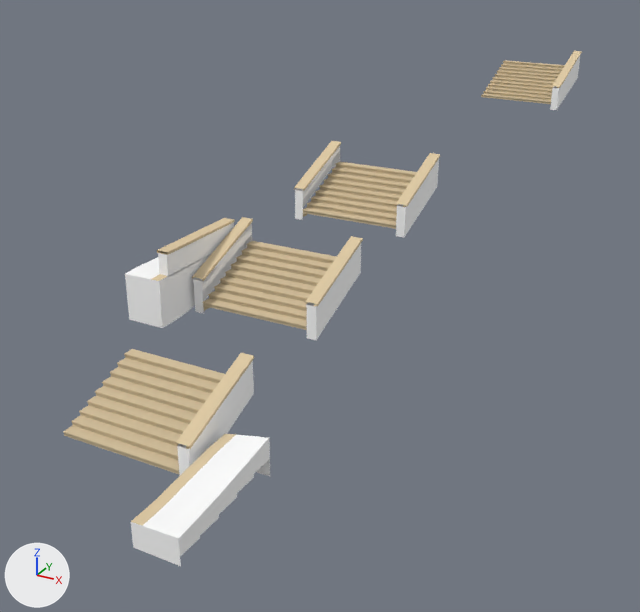
The glTF model games/yorimichi/assets/belmonte/meshes/SM_BM_BC_Works_2_1.glb: old version first, new version second.
Camera for both pictures: a 50 mm lens placed at (46.8, -157.4, -4.6), pointed at (28.2, -123.6, -21.5). Every picture has the same lights, and +X, +Y and +Z are marked at lower left. The picture after the commit comes second. Vertices at exactly the same position are counted once.

Names of what the first picture shows: 'SM_BM_BC_Works_2_1'.
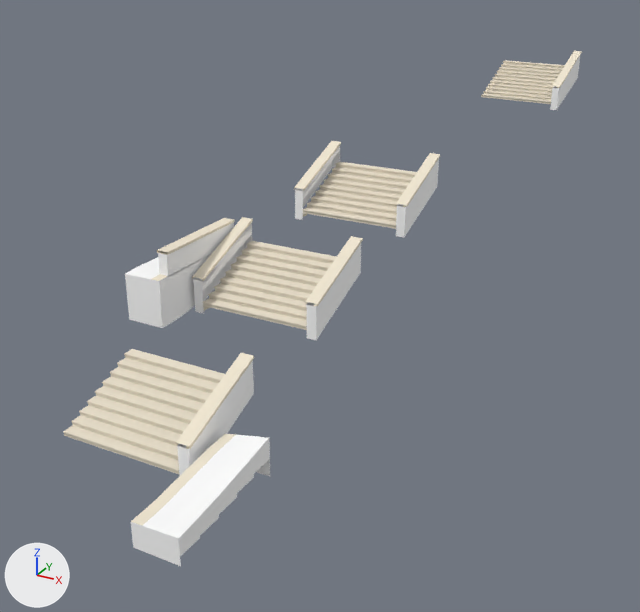
Where the change shows, as pixel boxes [x1, y1, x2, y2] in the pictures (640 x 612 px):
part 1 of me_sm_bc_works_2_1, recoloured
    both: [63, 51, 582, 526]

Patch to the scene script:
```diff
--- a/games/yorimichi/assets/belmonte/meshes/SM_BM_BC_Works_2_1.glb.py
+++ b/games/yorimichi/assets/belmonte/meshes/SM_BM_BC_Works_2_1.glb.py
@@ me_sm_bc_works_2_1 @@
 me_sm_bc_works_2_1.from_pydata(...)  # 1058 vertices, 1320 faces; spans x 25.4..34.5, y -142.8..-97.5, z -20.3..-12.5
 # used by ob_sm_bm_bc_works_2_1; location = (0.0, 0.0, 0.0)
+# me_sm_bc_works_2_1 part 1: 1140 faces centred in x 26.6..33.2, y -142.5..-97.7, z -20.1..-13.1 are repainted in the vertex colours; the middle colour goes from beige #cfbc98 to pale yellow #e9dfcb
 me_sm_bc_works_2_1.materials.append(mat_bm_000_m_ashlar_009)
```
